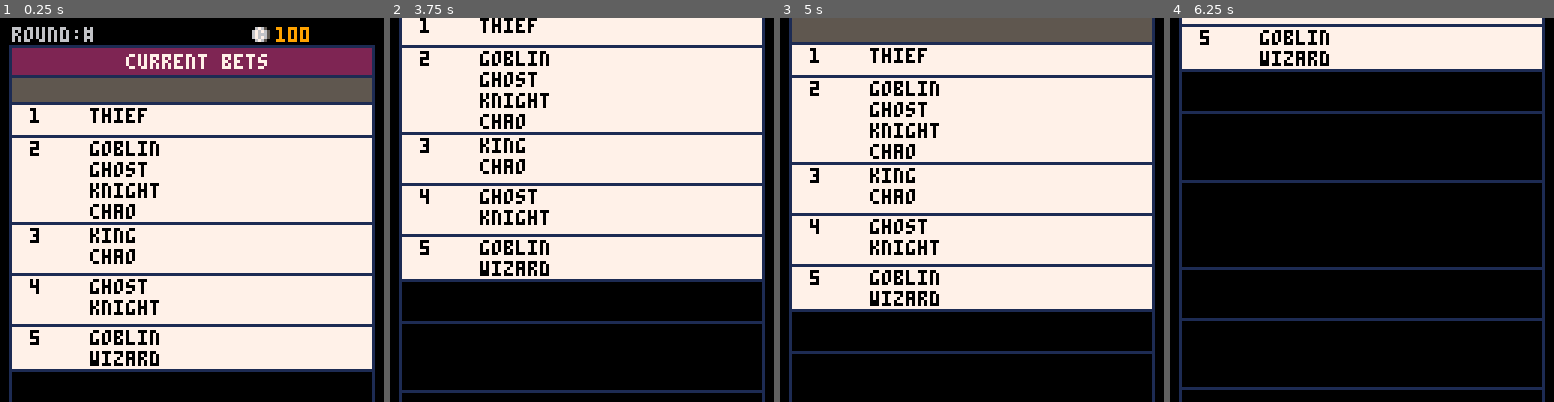
Above: before the commit, frames 1-4 (left to right).
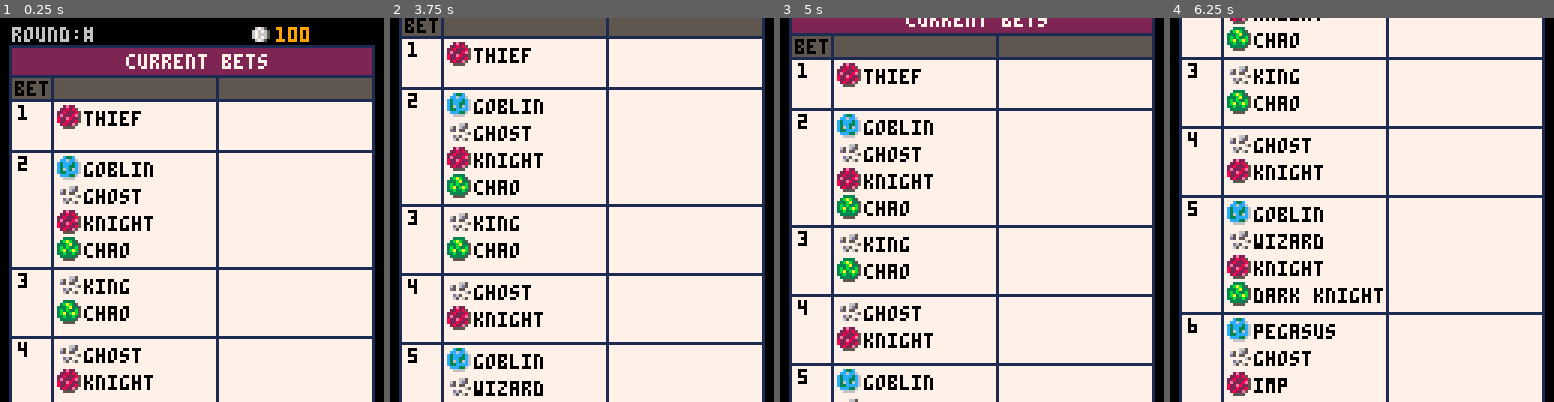
Above: after the commit, the same moments.

Repository: suspicious-smoke/club-bets-pico8
Game: PICO-8 cartridge club-bets.p8
Two runs of this game, one before a commit and one after it. Both use one fixed random seed, a clock stepped at 60 frames per second and the inputs below.
Inputs:
- Up to frame 1 (0.25 s): no input
- Up to frame 2 (3.75 s): tap X (X key) at 0.33, 1.07, 1.85, 2.97 s; tap O (Z key) at 0.7, 1.7, 2.1, 2.5, 2.9, 3.3, 3.7 s; hold Right 1.6-2.1 s; hold Up 2.15-2.42 s; hold Right 2.47-3.03 s; hold Left 3.08-3.58 s; hold Down from 3.63 s (still down)
- Up to frame 3 (5 s): release Down at 3.97 s; hold Right 4.02-4.68 s; tap X (X key) at 4.08 s; tap O (Z key) at 4.1, 4.5, 4.9 s; hold Up from 4.73 s (still down)
- Up to frame 4 (6.25 s): release Up at 5.03 s; hold Left 5.08-5.68 s; tap X (X key) at 5.2 s; tap O (Z key) at 5.3, 5.7, 6.1 s; hold Down 5.73-6.03 s; hold Right from 6.08 s (still down)

The runs differ from the first frame. In frame 1, 22% of the frame differs, in the area x 3-97%, y 15-100%; in frame 2, 46%; in frame 3, 43%; in frame 4, 80%, in the area x 3-97%, y 0-100%.

Commit message:
work on bet confirm page

Diff:
--- a/club-bets.p8
+++ b/club-bets.p8
@@ -287,17 +287,20 @@
 
 --confirm bet page
 function init_confirm()
+	scroller=0
+	max_scroll=1000
 	_upd=upd_confirm
 	_drw=drw_confirm
-	scroller=0
+
+
 end
 
 --confirm bet page
 function upd_confirm()
 	if btn(⬇️) then
-		scroller=min(scroller+10,1000)
+		scroller=min(scroller+7,max_scroll)
 	elseif btn(⬆️) then
-		scroller=max(scroller-10,0)
+		scroller=max(scroller-7,0)
 	end
 end
 
@@ -307,39 +310,43 @@
 
 	spr(108,83,1-scroller)--money
 	print("100",92,3-scroller,9)--my money
-	rrectfill(4,10-scroller,120,107,0,7)--ticket
-	rrect(3,9-scroller,122,109,0,1)--outline
+	rrectfill(4,10-scroller,120,max_scroll+97,0,7)--ticket
+	rrect(3,9-scroller,122,10,0,1)--outline
 	rrectfill(4,10-scroller,120,9,0,2)--red area
 	print("current bets",42,12-scroller,7)
 	rrectfill(4,20-scroller,120,8,0,5)--grey area
-	rrect(3,19-scroller,122,10,0,1)--grey outline
-	--print("arena",12,21,0)
-	--print("player",72,21,0)
+	rrect(3,19-scroller,122,9,0,1)--grey outline
+
+	print("bet",5,21-scroller,0)
+	line(17,20-scroller,17,max_scroll+107-scroller,1)--bet/player v-line
+	line(72,20-scroller,72,max_scroll+107-scroller,1)--end plyr line
 	--selection area
 	bet_count=0
 	p_count=1
 	o_pcount=0
 	for _bet=1,10 do
 		p_count=1
-		--bets[_bet]
-		--line(3,13+i*14,124,13+i*14,1)
-		--rrectfill(42,16+i*14,80,9,1,6)
-		--spr(101+i,27,16+i*14)--planet
 		_cbet=bets[_bet]
-		print(_bet,10,22+o_pcount-scroller+8,0)
+		print(_bet,6,21+o_pcount-scroller+8,0)
 		for _arloc=1,16 do
 			if _cbet[_arloc] then
-				print(players[arenas[_arloc]][1],30,15+p_count*7+o_pcount-scroller+8,0)
+				print(players[arenas[_arloc]][1],28,14+p_count*9+o_pcount-scroller+8,0)
+				spr(101+ceil(_arloc/4),19,12+p_count*9+o_pcount-scroller+8)--planet
 				p_count+=1
 			end
 		end
 		if p_count>1 then
-			rrect(3,20+o_pcount-scroller+8,122,p_count*6,0,1)
-			o_pcount+=p_count*6-1
+			pc_mult=8
+			if p_count==2 then
+				pc_mult=9
+			end
+			rrect(3,19+o_pcount-scroller+8,122,p_count*pc_mult,0,1)
+
+			o_pcount+=p_count*pc_mult-1
 			bet_count+=1
 		end
 	end
-
+	max_scroll=o_pcount-80
 	-- rrectfill(36,118,55,9,1,1)
 	-- print("confirm bets",40,120,7)
 end
